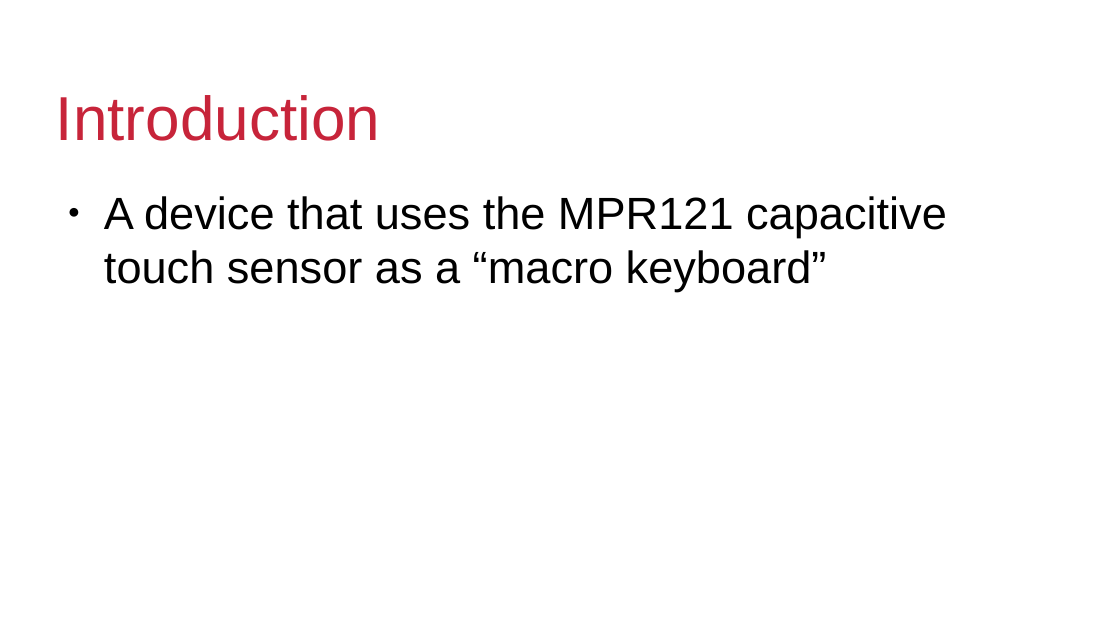
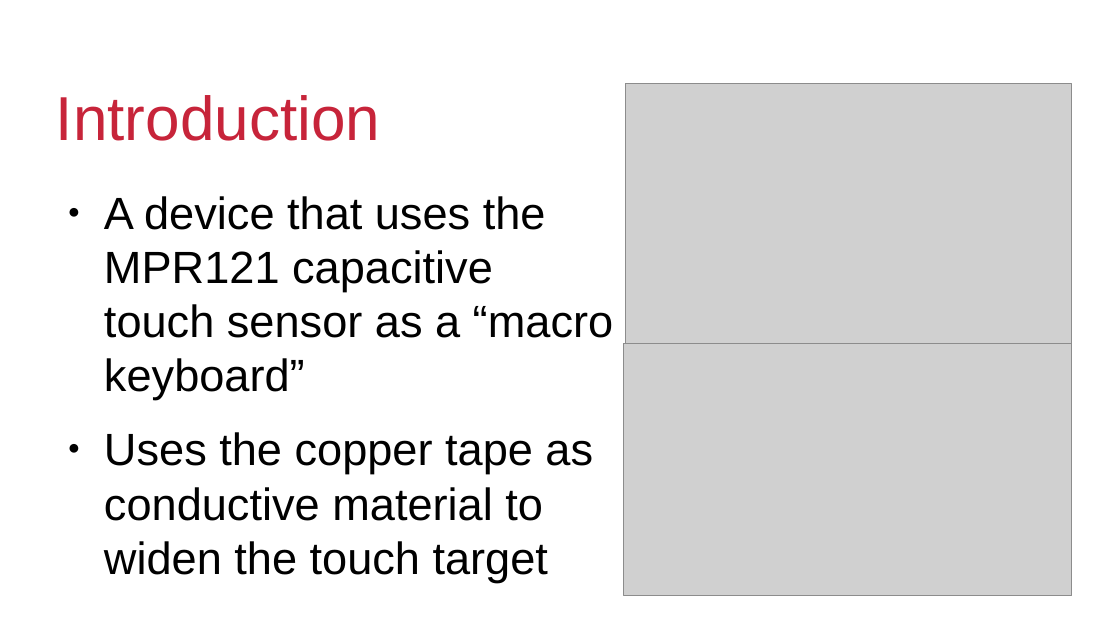
Before and after one commit to YamiYukiSenpai/MacroKeyTouchSensor, a slide deck: slide 2 of MacroKeyTouchSensor_presentation.odp. Drawn at 1120x630 pixels with LibreOffice and Linux fonts; fonts in the diff are those of the drawing; grey boxes stand for pictures; background and template pictures are left out. Boxes give left, top, right and bottom in pixels: in the first picture for what was removed or moved away, otherwise in the second. Text is boxed around its words. In the diff, an @@ line names an element or a change of style, - is before the commit and + after.

Commit message:
Updated Presentation

```diff
--- a/MacroKeyTouchSensor_presentation.odp
+++ b/MacroKeyTouchSensor_presentation.odp
@@ picture added at (626, 83, 1072, 422) @@
@@ picture added at (624, 345, 1072, 597) @@
@@ text at (104, 432, 593, 582): paragraph added @@
+● Uses the copper tape as conductive material to widen the touch target
```
Also in this commit, not shown: 1 slide added, 3 slides removed, 1 other file.
